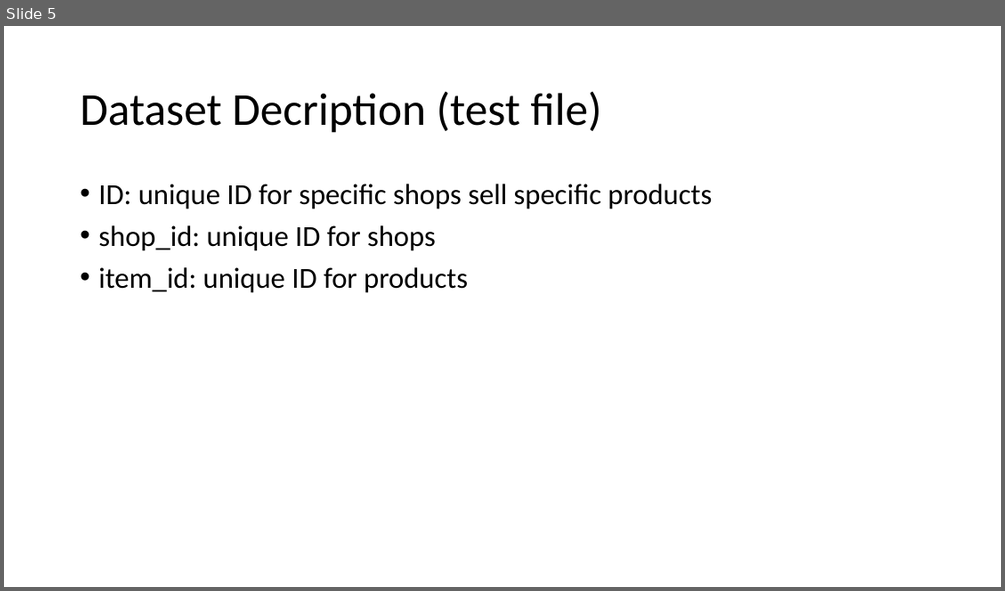
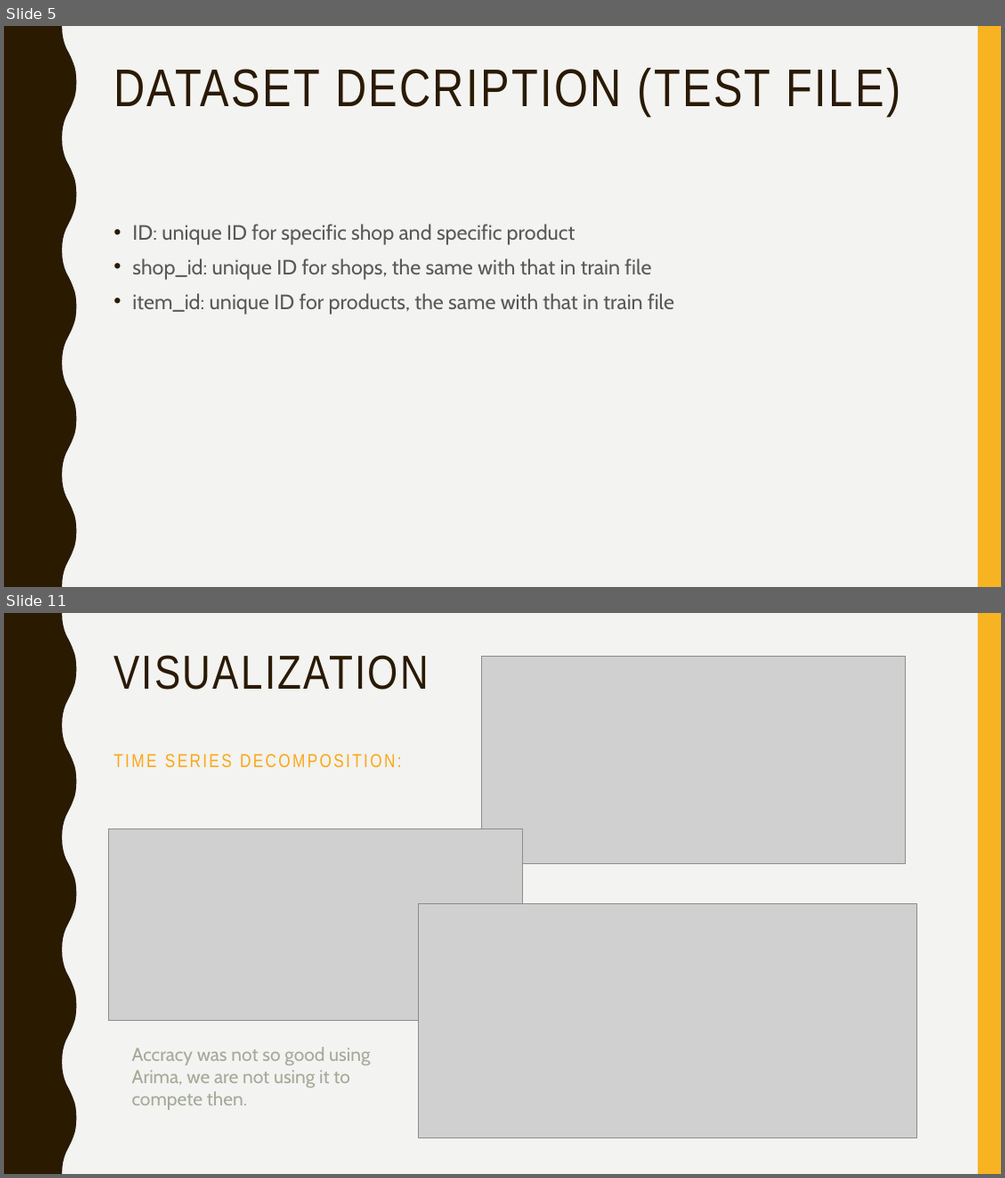
Before and after one commit to zex0023/Sale_Prediction, a slide deck: final_presentation.pptx. Shown one above the other, each under a label of ours: slide 5 before the commit, slides 5 and 11 after it; the slides between them are not shown. The pictures are 1005x591 and 1005x1178 pixels, drawn with LibreOffice and Linux fonts; fonts in the diff are those of the drawing; grey boxes stand for pictures. Boxes give left, top, right and bottom in pixels: in the first picture for what was removed or moved away, otherwise in the second. Text is boxed around its words. In the diff, an @@ line names an element or a change of style, - is before the commit and + after.

```diff
--- a/final_presentation.pptx
+++ b/final_presentation.pptx
@@ slide 11 added at (x1=4, y1=613, x2=1001, y2=1174), background #F3F3F2; not listed: 2 template elements that a slide beside it also shows @@
@@ title added at (x1=113, y1=655, x2=428, y2=767), 18 pt, text #FFA615 @@
+VISUALIZATION
+TIME SERIES DECOMPOSITION:
@@ picture added at (x1=482, y1=657, x2=905, y2=863) @@
@@ picture added at (x1=109, y1=828, x2=522, y2=1021) @@
@@ picture added at (x1=418, y1=904, x2=917, y2=1138) @@
@@ text added at (x1=132, y1=1046, x2=370, y2=1110), 18 pt, text #A4A998 @@
+Accracy was not so good using Arima, we are not using it to compete then.
@@ slide 5 changed as well @@
@@ background #FFFFFF to #F3F3F2 @@
@@ freeform shape added at (x1=4, y1=26, x2=77, y2=587), fill #2A1A00 @@
@@ rectangle added at (x1=978, y1=26, x2=1001, y2=587), fill #F8B323 @@
@@ title "DATASET DECRIPTION (TEST FILE)" at (x1=113, y1=68, x2=900, y2=116): vertical alignment middle to top @@
@@ title at (x1=113, y1=68, x2=900, y2=116): text changed; size 44 to 51 pt; font Calibri to Arial Narrow; text colour #000000 to #2A1A00 @@
-Dataset Decription (test file)
+DATASET DECRIPTION (TEST FILE)
@@ text at (x1=132, y1=224, x2=674, y2=314): text changed; size 28 to 20 pt; font Calibri to Cabin; text colour #000000 to #595959 @@
-• ID: unique ID for specific shops sell specific products
-• shop_id: unique ID for shops
-• item_id: unique ID for products
+• ID: unique ID for specific shop and specific product
+• shop_id: unique ID for shops, the same with that in train file
+• item_id: unique ID for products, the same with that in train file
```
Also in this commit, not shown: 5 other slides changed, 8 other slides added, 5 slides removed, 3 other files.
